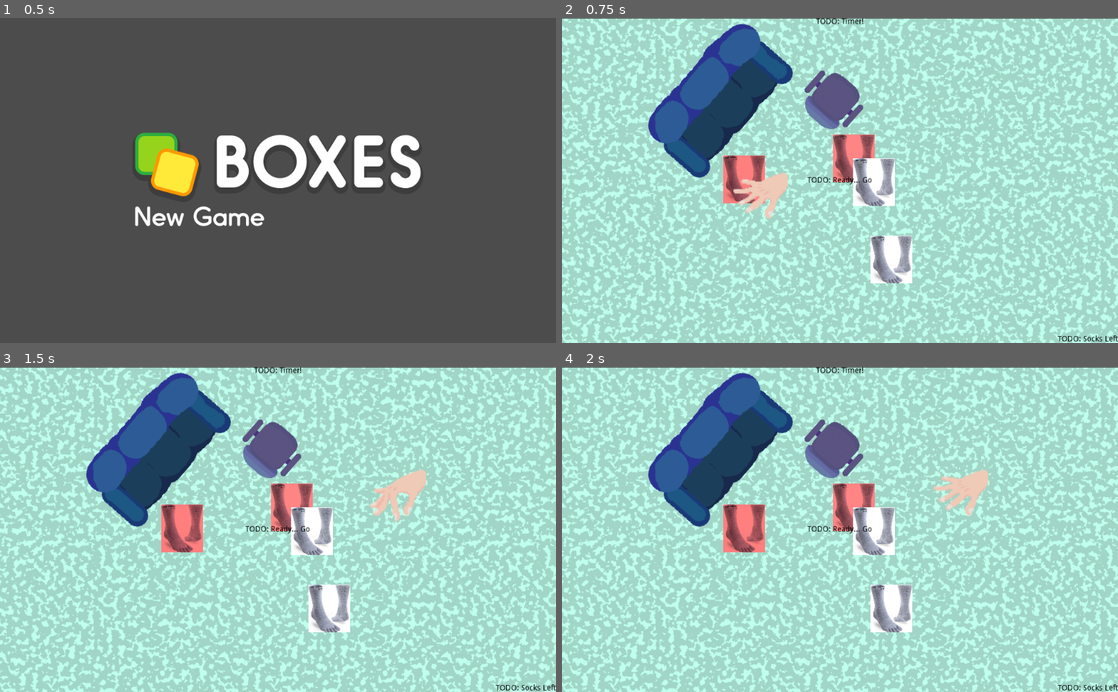
Above: before the commit, frames 1-4 (two rows, left to right).
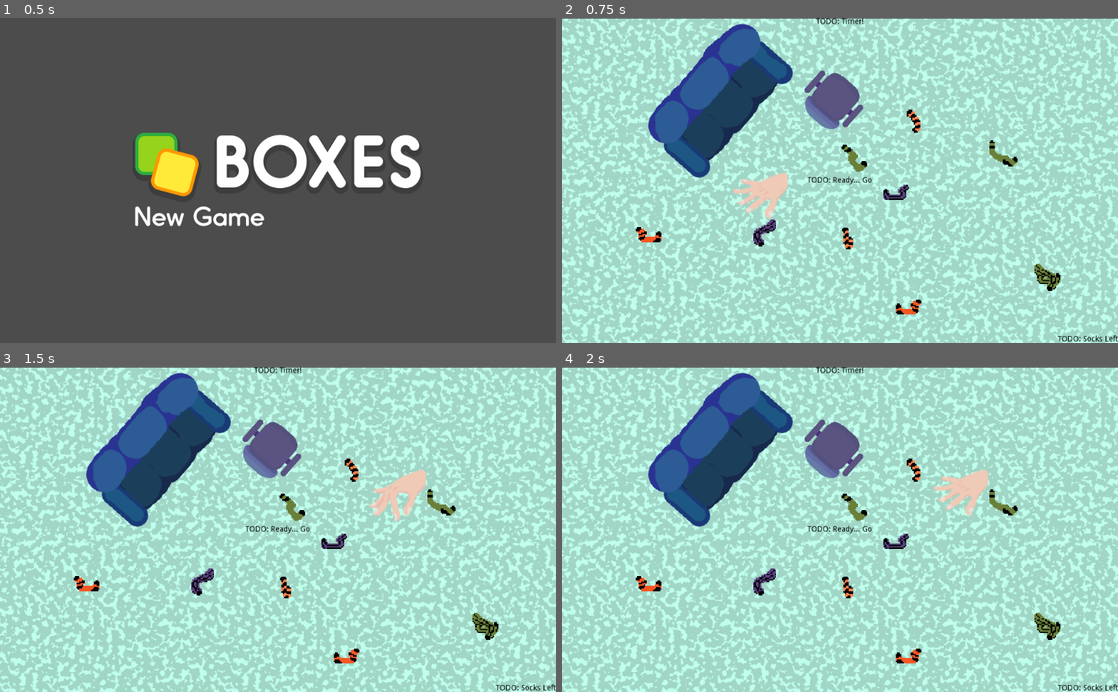
Above: after the commit, the same moments.

Repository: cgbeutler/GlobalGameJam2020
Game: Godot game, scene res://MainMenu.tscn
The game is run twice, just before and just after one commit, with the same random seed, the same clock (stepped at 60 frames per second) and the same inputs.
Inputs (mouse positions are in pixels of both pictures, inside the frame that each line leads up to):
- Up to frame 1 (0.5 s): no input
- Up to frame 2 (0.75 s): click (762, 216) at 0.5 s
- Up to frame 3 (1.5 s): tap Enter at 1.25 s; move the mouse to (400, 513) at 1.27 s; click (400, 513) at 1.42 s
- Up to frame 4 (2 s): no input

Frame 1 is identical in both runs. In frame 2, 5.0% of the frame differs, in the area x 13-90%, y 28-92%; in frame 3, 5.2%; in frame 4, 5.2%.

Commit message:
Made sock id's dynamic

Diff:
--- a/MinigameStage.tscn
+++ b/MinigameStage.tscn
@@ -1,7 +1,6 @@
-[gd_scene load_steps=12 format=2]
+[gd_scene load_steps=10 format=2]
 
-[ext_resource path="res://Scripts/Sock.gd" type="Script" id=1]
-[ext_resource path="res://Assets/BadSock.jpg" type="Texture" id=2]
+[ext_resource path="res://Scripts/Sock.tscn" type="PackedScene" id=1]
 [ext_resource path="res://Scripts/Cursor.tscn" type="PackedScene" id=3]
 [ext_resource path="res://Assets/carpet.png" type="Texture" id=4]
 [ext_resource path="res://Scripts/SockPile.gd" type="Script" id=5]
@@ -10,18 +9,16 @@
 [ext_resource path="res://Scripts/Grabbable.gd" type="Script" id=8]
 
 [sub_resource type="CapsuleShape2D" id=1]
-radius = 40.7852
-height = 15.8106
-
-[sub_resource type="CapsuleShape2D" id=2]
 radius = 49.298
 height = 7.599
 
-[sub_resource type="CapsuleShape2D" id=3]
+[sub_resource type="CapsuleShape2D" id=2]
 radius = 65.1156
 height = 177.202
 
 [node name="MinigameStage" type="Node2D"]
+
+[node name="SockDrawer" type="Node" parent="."]
 
 [node name="UI" type="CanvasLayer" parent="."]
 
@@ -106,57 +103,34 @@
 [node name="SockPile" type="Node" parent="."]
 script = ExtResource( 5 )
 
-[node name="Sock" type="Area2D" parent="SockPile"]
-modulate = Color( 1, 0.521569, 0.521569, 1 )
-position = Vector2( 537.328, 259.34 )
-input_pickable = false
-script = ExtResource( 1 )
+[node name="Sock" parent="SockPile" instance=ExtResource( 1 )]
 
-[node name="Sprite" type="Sprite" parent="SockPile/Sock"]
-scale = Vector2( 0.15, 0.15 )
-texture = ExtResource( 2 )
+[node name="Sock2" parent="SockPile" instance=ExtResource( 1 )]
+position = Vector2( 809.088, 251.176 )
 
-[node name="CollisionShape2D" type="CollisionShape2D" parent="SockPile/Sock"]
-shape = SubResource( 1 )
+[node name="Sock3" parent="SockPile" instance=ExtResource( 1 )]
+position = Vector2( 369.373, 396.969 )
 
-[node name="Sock2" type="Area2D" parent="SockPile"]
-modulate = Color( 1, 0.498039, 0.498039, 1 )
-position = Vector2( 335.721, 298.111 )
-input_pickable = false
-script = ExtResource( 1 )
+[node name="Sock4" parent="SockPile" instance=ExtResource( 1 )]
+position = Vector2( 616.64, 323.489 )
 
-[node name="Sprite" type="Sprite" parent="SockPile/Sock2"]
-scale = Vector2( 0.15, 0.15 )
-texture = ExtResource( 2 )
+[node name="Sock5" parent="SockPile" instance=ExtResource( 1 )]
+position = Vector2( 523.332, 401.635 )
 
-[node name="CollisionShape2D" type="CollisionShape2D" parent="SockPile/Sock2"]
-shape = SubResource( 1 )
+[node name="Sock6" parent="SockPile" instance=ExtResource( 1 )]
+position = Vector2( 652.797, 189.359 )
 
-[node name="Sock3" type="Area2D" parent="SockPile"]
-position = Vector2( 574.806, 303.28 )
-input_pickable = false
-script = ExtResource( 1 )
-sock_type = 1
+[node name="Sock7" parent="SockPile" instance=ExtResource( 1 )]
+position = Vector2( 639.967, 532.266 )
 
-[node name="Sprite" type="Sprite" parent="SockPile/Sock3"]
-scale = Vector2( 0.15, 0.15 )
-texture = ExtResource( 2 )
+[node name="Sock8" parent="SockPile" instance=ExtResource( 1 )]
+position = Vector2( 158.264, 406.3 )
 
-[node name="CollisionShape2D" type="CollisionShape2D" parent="SockPile/Sock3"]
-shape = SubResource( 1 )
+[node name="Sock9" parent="SockPile" instance=ExtResource( 1 )]
+position = Vector2( 895.398, 476.281 )
 
-[node name="Sock4" type="Area2D" parent="SockPile"]
-position = Vector2( 606.939, 446.216 )
-input_pickable = false
-script = ExtResource( 1 )
-sock_type = 1
-
-[node name="Sprite" type="Sprite" parent="SockPile/Sock4"]
-scale = Vector2( 0.15, 0.15 )
-texture = ExtResource( 2 )
-
-[node name="CollisionShape2D" type="CollisionShape2D" parent="SockPile/Sock4"]
-shape = SubResource( 1 )
+[node name="Sock10" parent="SockPile" instance=ExtResource( 1 )]
+position = Vector2( 895.398, 476.281 )
 
 [node name="Furnature" type="Node" parent="."]
 
--- a/Scripts/Sock.gd
+++ b/Scripts/Sock.gd
@@ -1,10 +1,21 @@
+tool
 extends Grabbable
 
-export(int) var sock_type := 0
+var sock_id := 0
+
+onready var sock_pile = $"../"
 
 # Called by cursor when a sock is dropped
 func _on_release():
 	var areas = get_overlapping_areas()
 	for area in areas:
-		if area.get( "sock_type" ) == sock_type:
-			$"..".collect_pair(self, area)
+		var other_sock_id = area.get( "sock_id" )
+		if other_sock_id == null:  continue
+		if ( sock_id == other_sock_id or
+				sock_id %2 == 0 and sock_id == other_sock_id - 1 or
+				sock_id %2 == 1 and sock_id == other_sock_id + 1 ):
+			sock_pile.collect_pair(self, area)
+
+func _ready() -> void:
+	sock_id = sock_pile.claim_sock_id()
+	$Sprite.frame = sock_id
--- /dev/null
+++ b/Scripts/Sock.tscn
@@ -0,0 +1,23 @@
+[gd_scene load_steps=4 format=2]
+
+[ext_resource path="res://Assets/Socks.png" type="Texture" id=1]
+[ext_resource path="res://Scripts/Sock.gd" type="Script" id=2]
+
+[sub_resource type="CapsuleShape2D" id=1]
+radius = 24.0858
+height = 12.4756
+
+[node name="Sock" type="Area2D"]
+modulate = Color( 1, 0.521569, 0.521569, 1 )
+position = Vector2( 537.328, 259.34 )
+input_pickable = false
+script = ExtResource( 2 )
+
+[node name="Sprite" type="Sprite" parent="."]
+scale = Vector2( 2.5, 2.5 )
+texture = ExtResource( 1 )
+vframes = 8
+hframes = 8
+
+[node name="CollisionShape2D" type="CollisionShape2D" parent="."]
+shape = SubResource( 1 )
--- a/Scripts/SockPile.gd
+++ b/Scripts/SockPile.gd
@@ -10,6 +10,10 @@
 			starting_sock_count += 1
 	sock_count = starting_sock_count
 
+func claim_sock_id() -> int:
+	sock_count += 1
+	return sock_count - 1
+
 func collect_pair( sock_1, sock_2 ):
 	# TODO: Spawn congrats message or something?
 	sock_1.queue_free()
Binary file added: Assets/Socks.png
Not shown, changed: Assets/Socks.png.import
Binary file removed: Assets/socks/A (1).png
Not shown, removed: Assets/socks/A (1).png.import
Binary file removed: Assets/socks/A (2).png
Not shown, removed: Assets/socks/A (2).png.import
Binary file removed: Assets/socks/AA (1).png
Not shown, removed: Assets/socks/AA (1).png.import
Binary file removed: Assets/socks/AA (2).png
Not shown, removed: Assets/socks/AA (2).png.import
Binary file removed: Assets/socks/B (1).png
Not shown, removed: Assets/socks/B (1).png.import
(and 132 more such lines)
